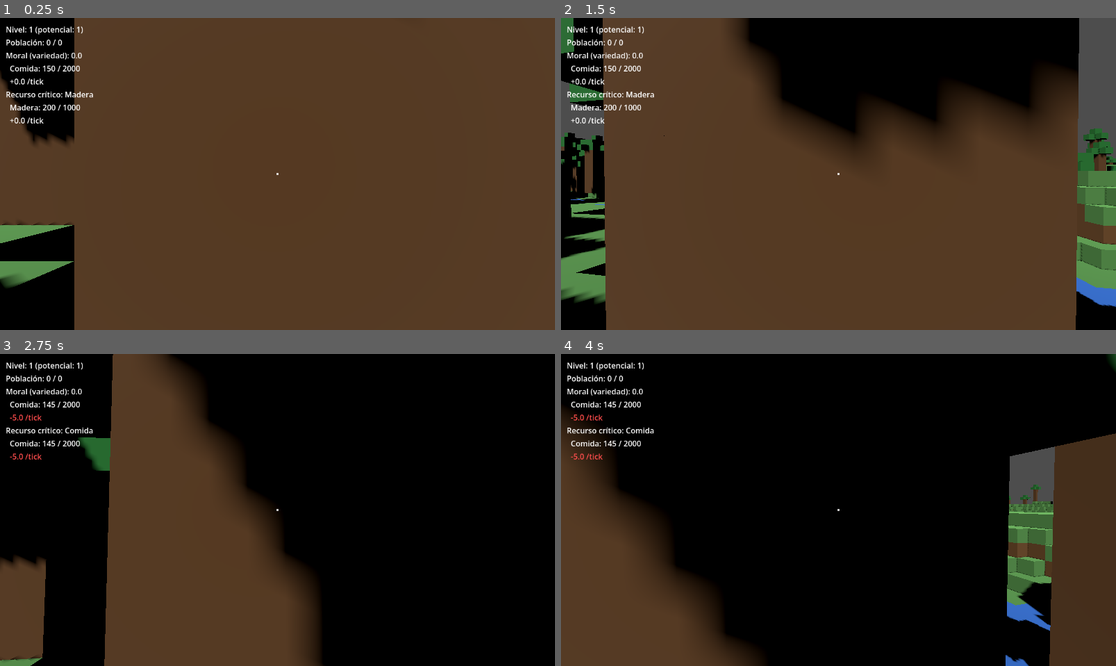
Above: before the commit, frames 1-4 (two rows, left to right).
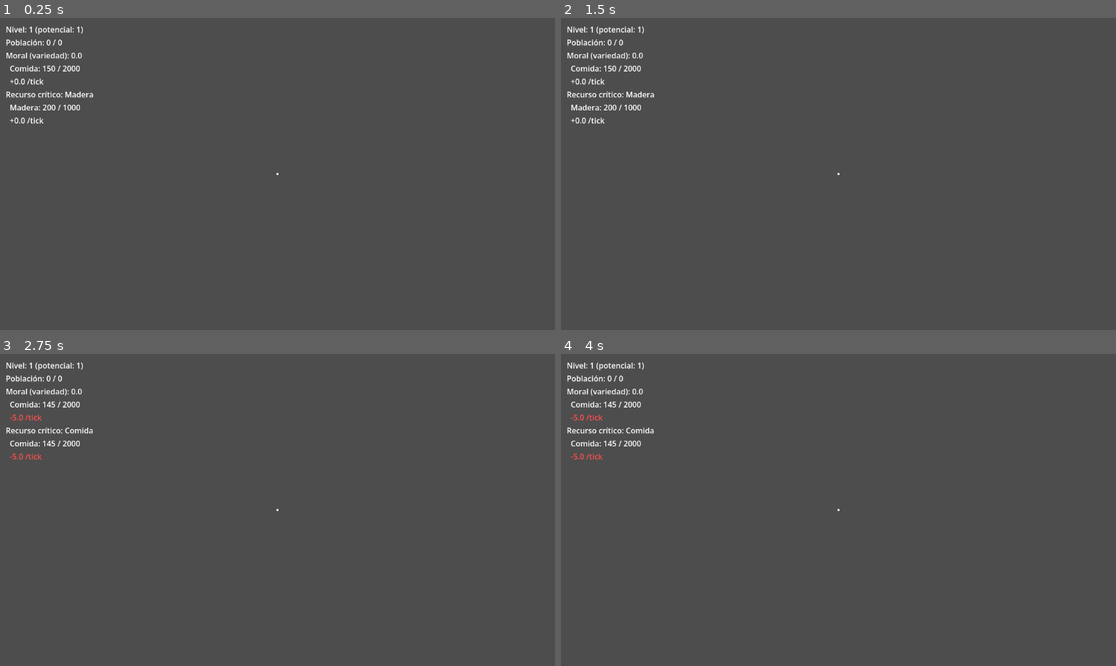
Above: after the commit, the same moments.

Repository: gigalipa/craft-to-nation
Game: Godot game, scene res://scenes/Main.tscn
The game is run twice, just before and just after one commit, with the same random seed, the same clock (stepped at 60 frames per second) and the same inputs.
Inputs (mouse positions are in pixels of both pictures, inside the frame that each line leads up to):
- Up to frame 1 (0.25 s): no input
- Up to frame 2 (1.5 s): tap Enter at 0.5 s; move the mouse to (866, 174) at 0.52 s; hold Shift 0.53-1.28 s; hold W from 0.53 s (still down); click (866, 174) at 0.67 s; tap Space at 0.77 s; move the mouse to (810, 174) at 1.27 s; tap Ctrl at 1.35 s
- Up to frame 3 (2.75 s): keep holding W; tap Space at 1.52 s; move the mouse to (288, 503) at 2.02 s; hold Q from 2.03 s (still down)
- Up to frame 4 (4 s): keep holding W; tap Space at 2.75, 3.02, 3.77 s; move the mouse to (832, 516) at 2.77 s; release Q at 2.78 s; tap E at 2.85 s; click (832, 516) at 2.92 s; move the mouse to (877, 513) at 3.52 s; tap 1 at 3.6 s

The runs differ from the first frame. In frame 1, 100% of the frame differs, in the area x 0-100%, y 0-100%; in frame 2, 96%; in frame 3, 100%; in frame 4, 98%.
Error after the commit: Parse Error: Too few arguments for "ampliar_influencia()" call. Expected at least 3 but received 1. (res://scripts/Player.gd:246)

Commit message:
feat: zona de influencia reducible, con margen de ampliación según categoría de edificio Co-Authored-By: Claude Haiku 4.5 <noreply@anthropic.com> Claude-Session: https://claude.ai/code/session_01SJTyjZex75AFX3j4vFf7i6

Diff:
--- a/godot/scripts/Zonificacion.gd
+++ b/godot/scripts/Zonificacion.gd
@@ -4,19 +4,51 @@
 ## las zonas pintables (Núcleo A/Núcleo B) sobre el grid XZ. Sin class_name
 ## (colisionaría con el nombre del autoload, mismo motivo que Ciudad.gd). No
 ## depende de ningún nodo de escena — ver spec:
-## docs/superpowers/specs/2026-09-07-zonificacion-design.md
+## docs/superpowers/specs/2026-09-07-zonificacion-design.md,
+## docs/superpowers/specs/2026-09-11-deconstruccion-edificios-design.md
 ##
 ## Convención: Vector2i(x, z) para celdas del grid en planta — Vector2i no
 ## tiene componente .z, así que la coordenada mundial Z vive en el campo .y
 ## (misma convención que BlueprintValidator._parsear_celda).
 
+## Margen del núcleo urbano — sin cambios, sigue siendo especial (no tiene
+## "categoria", es el único ancla fija de la zona de influencia).
 const MARGEN_ZONA_INFLUENCIA := 15
+
+## Margen de ampliación de la zona de influencia por categoría de edificio
+## (ver BlueprintValidator.estructura_a_blueprint(), campo "categoria") —
+## residencial aporta menos alcance que investigación/industrial, y militar
+## el mayor de los cuatro (después del núcleo). Categorías todavía no
+## declarables en esta PoC (investigacion/industrial/militar: no existe
+## ningún blueprint de esos tipos, "categoria" siempre vale "residencial"
+## por ahora) quedan definidas igual, listas para cuando existan.
+const MARGEN_POR_CATEGORIA := {
+	"residencial": 6,
+	"investigacion": 10,
+	"industrial": 10,
+	"militar": 12,
+}
+## Margen de respaldo si "categoria" no coincide con ninguna clave conocida
+## — nunca debería ocurrir con blueprints reales (estructura_a_blueprint()
+## siempre asigna una categoría válida), defensivo por si acaso.
+const MARGEN_CATEGORIA_DEFECTO := 6
+
 const ZONAS_PINTABLES := ["residencial_investigacion", "fabricacion_militar"]
 
 var nucleo_declarado := false
 var influencia_min := Vector2i.ZERO
 var influencia_max := Vector2i.ZERO
 var zonas: Dictionary = {}  # Vector2i(x,z) -> String
+
+## Huella del núcleo urbano (fija desde declarar_nucleo(), nunca se quita —
+## el núcleo no es deconstruible, ver spec de deconstrucción) y, por cada
+## edificio que ha ampliado la zona desde entonces, su huella Y su margen
+## (según su categoría en el momento de ampliar) — juntas son la base para
+## recalcular influencia_min/influencia_max desde cero en
+## _recalcular_influencia(), cada vez que se agrega (ampliar_influencia())
+## o se quita (retirar_contribucion()) una.
+var _huella_nucleo: Array = []
+var _contribuciones: Dictionary = {}  # int (id de edificio) -> {"huella": Array, "margen": int}
 
 
 ## Bootstrap del núcleo urbano: se llama una sola vez, cuando se declara el
@@ -25,41 +57,69 @@
 func declarar_nucleo(huella: Array) -> void:
 	if nucleo_declarado:
 		return
-
-	var x_min: int = huella[0].x
-	var x_max: int = huella[0].x
-	var z_min: int = huella[0].y
-	var z_max: int = huella[0].y
-	for celda in huella:
-		x_min = min(x_min, celda.x)
-		x_max = max(x_max, celda.x)
-		z_min = min(z_min, celda.y)
-		z_max = max(z_max, celda.y)
-
-	influencia_min = Vector2i(x_min - MARGEN_ZONA_INFLUENCIA, z_min - MARGEN_ZONA_INFLUENCIA)
-	influencia_max = Vector2i(x_max + MARGEN_ZONA_INFLUENCIA, z_max + MARGEN_ZONA_INFLUENCIA)
+	_huella_nucleo = huella.duplicate()
 	nucleo_declarado = true
+	_recalcular_influencia()
 
 	for celda in huella:
 		zonas[celda] = "residencial_investigacion"
 
 
-## Amplía la zona de influencia (nunca la reduce) para que incluya "huella"
-## más el mismo margen que ya usa declarar_nucleo() — se llama cada vez que
-## un edificio residencial o industrial nuevo termina de construirse (ver
-## Player._declarar_edificio()/Player._completar_construccion()), para que
-## la ciudad pueda crecer más allá del núcleo original. Los puestos
-## periféricos no pasan por aquí (no tienen "zona_permitida", nunca llegan
-## a este flujo). No-op si el núcleo todavía no fue declarado.
-func ampliar_influencia(huella: Array) -> void:
+## Registra la huella de "id" (con el margen correspondiente a "categoria")
+## como contribución a la zona de influencia y recalcula influencia_min/
+## influencia_max desde cero (ver _recalcular_influencia()) — reemplaza el
+## crecimiento incremental por uno recalculado siempre desde la base, para
+## que retirar_contribucion() pueda reducir la zona correctamente más
+## adelante. No-op si el núcleo todavía no fue declarado. "id" es el mismo
+## que devuelve VoxelWorld.registrar_edificio() para ese edificio;
+## "categoria" es blueprint["categoria"].
+func ampliar_influencia(id: int, huella: Array, categoria: String) -> void:
 	if not nucleo_declarado:
 		return
+	var margen: int = MARGEN_POR_CATEGORIA.get(categoria, MARGEN_CATEGORIA_DEFECTO)
+	_contribuciones[id] = {"huella": huella.duplicate(), "margen": margen}
+	_recalcular_influencia()
 
-	for celda in huella:
-		influencia_min.x = min(influencia_min.x, celda.x - MARGEN_ZONA_INFLUENCIA)
-		influencia_min.y = min(influencia_min.y, celda.y - MARGEN_ZONA_INFLUENCIA)
-		influencia_max.x = max(influencia_max.x, celda.x + MARGEN_ZONA_INFLUENCIA)
-		influencia_max.y = max(influencia_max.y, celda.y + MARGEN_ZONA_INFLUENCIA)
+
+## Quita la contribución de "id" (ver ampliar_influencia()) y recalcula la
+## zona de influencia desde cero — puede REDUCIRLA, a diferencia de
+## ampliar_influencia(). Se llama al completarse la deconstrucción total de
+## un edificio (ver VoxelWorld.eliminar_edificio()/Player.gd). No-op si
+## "id" no tenía ninguna contribución registrada (p. ej. el edificio nunca
+## amplió la zona porque ya estaba contenida en ella).
+func retirar_contribucion(id: int) -> void:
+	if not _contribuciones.has(id):
+		return
+	_contribuciones.erase(id)
+	_recalcular_influencia()
+
+
+## Recalcula influencia_min/influencia_max como la unión de: la caja
+## delimitadora de _huella_nucleo expandida por MARGEN_ZONA_INFLUENCIA, y
+## la de cada contribución vigente expandida por SU PROPIO margen (no un
+## margen único al final — cada edificio "empuja" la zona hasta su propio
+## alcance, no el de otro). Misma fórmula que ya usaban declarar_nucleo()/
+## ampliar_influencia() por separado, unificada en un solo lugar para que
+## crecer y reducir usen exactamente el mismo cálculo.
+func _recalcular_influencia() -> void:
+	var min_x: int = _huella_nucleo[0].x - MARGEN_ZONA_INFLUENCIA
+	var max_x: int = _huella_nucleo[0].x + MARGEN_ZONA_INFLUENCIA
+	var min_z: int = _huella_nucleo[0].y - MARGEN_ZONA_INFLUENCIA
+	var max_z: int = _huella_nucleo[0].y + MARGEN_ZONA_INFLUENCIA
+	for celda in _huella_nucleo:
+		min_x = min(min_x, celda.x - MARGEN_ZONA_INFLUENCIA)
+		max_x = max(max_x, celda.x + MARGEN_ZONA_INFLUENCIA)
+		min_z = min(min_z, celda.y - MARGEN_ZONA_INFLUENCIA)
+		max_z = max(max_z, celda.y + MARGEN_ZONA_INFLUENCIA)
+	for contribucion in _contribuciones.values():
+		var margen: int = contribucion["margen"]
+		for celda in contribucion["huella"]:
+			min_x = min(min_x, celda.x - margen)
+			max_x = max(max_x, celda.x + margen)
+			min_z = min(min_z, celda.y - margen)
+			max_z = max(max_z, celda.y + margen)
+	influencia_min = Vector2i(min_x, min_z)
+	influencia_max = Vector2i(max_x, max_z)
 
 
 func dentro_de_influencia(celda: Vector2i) -> bool:
@@ -69,6 +129,14 @@
 		celda.x >= influencia_min.x and celda.x <= influencia_max.x
 		and celda.y >= influencia_min.y and celda.y <= influencia_max.y
 	)
+
+
+## true si "celda" (X,Z) pertenece a la huella del núcleo urbano — usada
+## por Player.gd para negarse a deconstruir el núcleo (exento, ver spec de
+## deconstrucción). No expone _huella_nucleo directamente para no acoplar
+## a los demás lectores a su representación interna.
+func celda_es_del_nucleo(celda: Vector2i) -> bool:
+	return _huella_nucleo.has(celda)
 
 
 ## Pinta el rectángulo entre las dos esquinas (inclusive), recortado a la
--- a/godot/scripts/ZonificacionTest.gd
+++ b/godot/scripts/ZonificacionTest.gd
@@ -2,7 +2,7 @@
 
 ## Pruebas aisladas de Zonificacion.gd (mismo patrón que CiudadTest.gd).
 ## Corre esta escena (ZonificacionTest.tscn) con F6 en el editor de Godot y
-## revisa el panel "Output": debe imprimir las 9 pruebas y no debe lanzar
+## revisa el panel "Output": debe imprimir las 10 pruebas y no debe lanzar
 ## ningún error de assert(). No usa el autoload "Zonificacion" — instancia
 ## una Zonificacion nueva vía preload, para poder correr las pruebas de
 ## forma aislada y repetible (igual que CiudadTest.gd con Ciudad).
@@ -66,20 +66,39 @@
 	assert(zona.influencia_min == influencia_min_original)
 	assert(zona.consultar_zona(Vector2i(50, 50)) == "periferia")
 
-	print("\n=== TEST 9: ampliar_influencia() ===")
+	print("\n=== TEST 9: ampliar_influencia() con margen según categoría ===")
 	var zona_sin_nucleo: Node = ZonificacionScript.new()
-	zona_sin_nucleo.ampliar_influencia([Vector2i(100, 100)])
+	zona_sin_nucleo.ampliar_influencia(1, [Vector2i(100, 100)], "militar")
 	assert(not zona_sin_nucleo.nucleo_declarado, "ampliar_influencia() no debe declarar un núcleo por sí sola")
 	assert(zona_sin_nucleo.influencia_min == Vector2i.ZERO and zona_sin_nucleo.influencia_max == Vector2i.ZERO, "Sin núcleo declarado, ampliar_influencia() no debe hacer nada")
 
 	var influencia_min_antes: Vector2i = zona.influencia_min
-	zona.ampliar_influencia([Vector2i(100, 100)])
-	print("Influencia tras ampliar con huella lejana: ", zona.influencia_min, " a ", zona.influencia_max)
-	assert(zona.influencia_min == influencia_min_antes, "Una huella lejana solo debe crecer el máximo, no mover el mínimo")
-	assert(zona.influencia_max == Vector2i(115, 115), "El máximo debe crecer para incluir la huella + el margen")
+	var influencia_max_antes: Vector2i = zona.influencia_max
 
-	var influencia_max_ampliada: Vector2i = zona.influencia_max
-	zona.ampliar_influencia([Vector2i(0, 0)])
-	assert(zona.influencia_min == influencia_min_antes and zona.influencia_max == influencia_max_ampliada, "Una huella ya contenida no debe reducir la zona de influencia")
+	# Edificio residencial (margen 6) lejos del núcleo.
+	zona.ampliar_influencia(101, [Vector2i(100, 100)], "residencial")
+	print("Influencia tras ampliar con un residencial: ", zona.influencia_min, " a ", zona.influencia_max)
+	assert(zona.influencia_min == influencia_min_antes, "Solo debe crecer el máximo, no mover el mínimo")
+	assert(zona.influencia_max == Vector2i(106, 106), "Margen residencial (6): 100+6=106")
 
-	print("\n=== Las 9 pruebas de Zonificacion pasaron correctamente ===")
+	# Edificio militar (margen 12), más lejos todavía — debe crecer más que el residencial.
+	zona.ampliar_influencia(102, [Vector2i(200, 200)], "militar")
+	print("Influencia tras ampliar con un militar: ", zona.influencia_min, " a ", zona.influencia_max)
+	assert(zona.influencia_max == Vector2i(212, 212), "Margen militar (12): 200+12=212")
+
+	# Categoría desconocida cae al margen de respaldo (6, igual que residencial).
+	zona.ampliar_influencia(103, [Vector2i(300, 300)], "categoria_inexistente")
+	assert(zona.influencia_max == Vector2i(306, 306), "Categoría desconocida usa MARGEN_CATEGORIA_DEFECTO")
+
+	print("\n=== TEST 10: retirar_contribucion() reduce la zona correctamente ===")
+	zona.retirar_contribucion(103)
+	assert(zona.influencia_max == Vector2i(212, 212), "Al quitar la contribución más lejana, vuelve a lo que aporta el militar")
+	zona.retirar_contribucion(102)
+	assert(zona.influencia_max == Vector2i(106, 106), "Al quitar también el militar, vuelve a lo que aporta el residencial")
+	zona.retirar_contribucion(101)
+	assert(zona.influencia_max == influencia_max_antes, "Sin ninguna contribución, vuelve exactamente a la del núcleo")
+	zona.retirar_contribucion(999)  # no existía, no debe fallar
+	assert(zona.influencia_max == influencia_max_antes, "Retirar un id inexistente no debe hacer nada")
+	print("OK: cada edificio amplía la zona según su propio margen por categoría, y retirar_contribucion() la reduce correctamente.")
+
+	print("\n=== Las 10 pruebas de Zonificacion pasaron correctamente ===")
